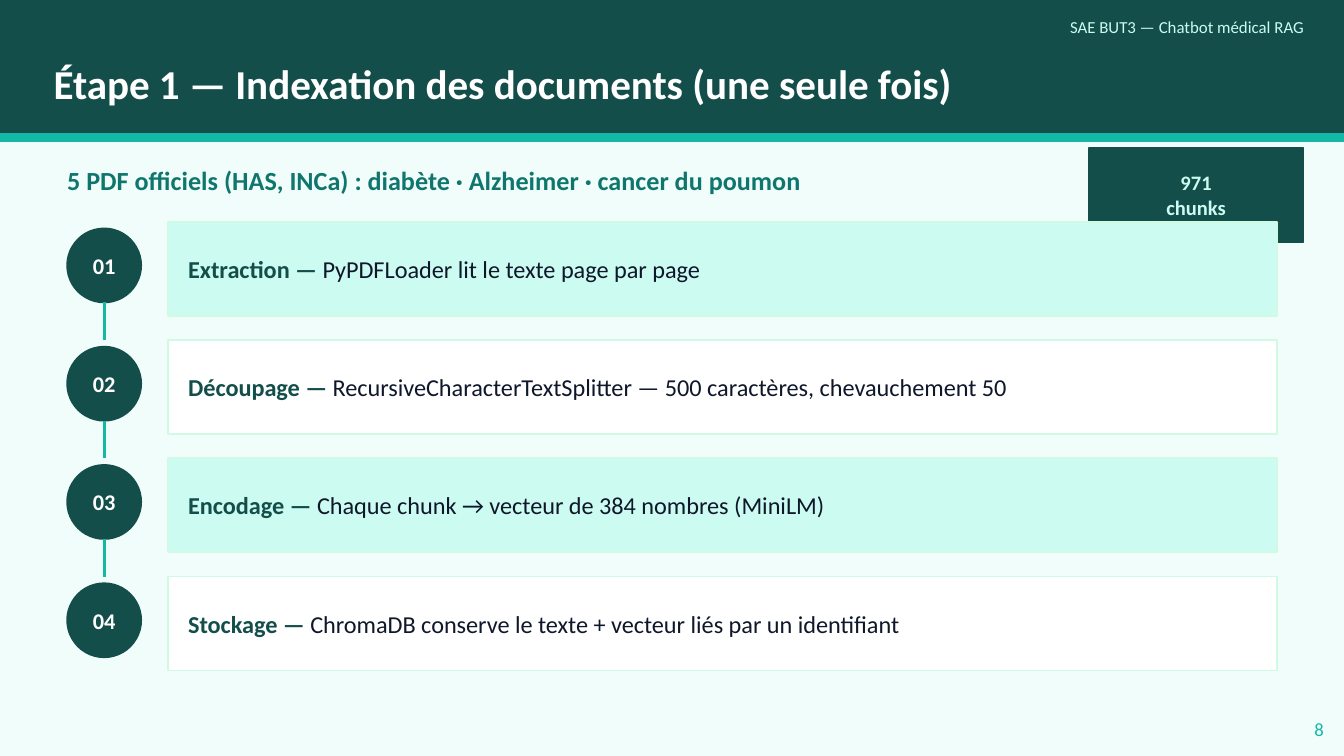
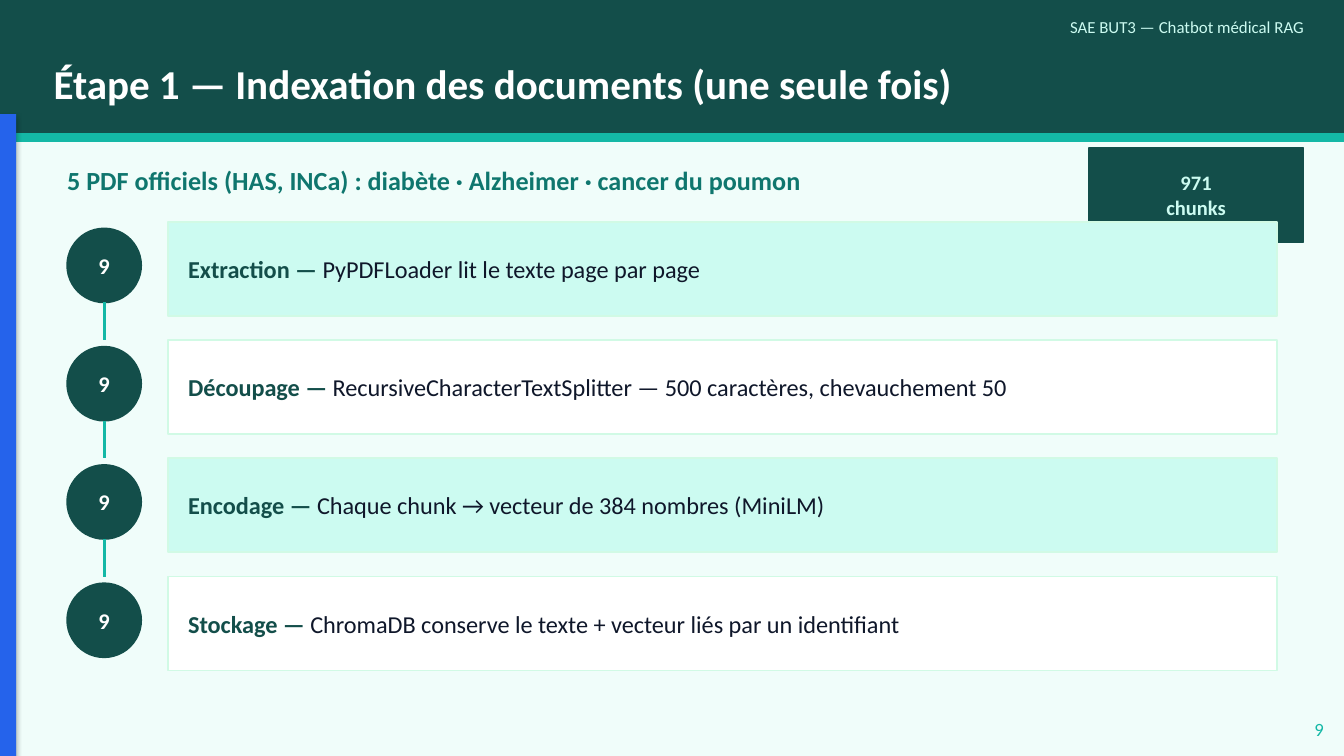
Before and after one commit to YousraWsites/-chatbot-medical-s6, a slide deck: slide 9 of docs/soutenance.pptx. Drawn at 1344x756 pixels with LibreOffice and Linux fonts; fonts in the diff are those of the drawing. Boxes give left, top, right and bottom in pixels: in the first picture for what was removed or moved away, otherwise in the second. Text is boxed around its words. In the diff, an @@ line names an element or a change of style, - is before the commit and + after.

Commit message:
slides: 3 fixes UX (barres par partie + sommaire aligné + wording adouci)
1) Sommaire (slide 2) reconstruit proprement :
   - 5 sections bien alignées en colonnes (numéro 30pt + titre + meta)
   - Section 05 'Conclusion & Questions' qui manquait avant
   - Numéros colorés par partie (teal/bleu/violet/amber/teal-clair)
   - Footer + numéro de page propre

2) Barres verticales colorées par partie sur chaque slide de contenu :
   - Position fixée : sous le header (pas pleine hauteur qui collidait
     avec le header teal foncé et la rendait invisible)
   - Largeur 0.12 inch, hauteur 6.55 inch
   - Couleurs cohérentes avec les slides séparatrices PARTIE :
       * Grace (slides 4-7)   : teal-500 #14b8a6
       * Yousra (slides 9-13) : blue-600 #2563eb
       * Imane (slides 15-18) : violet-600 #7c3aed
       * Yannis (slides 20-26): amber-500 #f59e0b
   Permet de voir instantanément à quelle partie appartient chaque slide.

3) Adouci wording slide 'Pourquoi un LLM tout fait' :
   "La SAE ne demande pas d'inventer un LLM — hors de portée en BUT3."
   → "L'enjeu n'est pas de réinventer un LLM, mais de savoir l'orchestrer."
   Le prof sait très bien ce qu'il a demandé, pas besoin de le rappeler
   de cette façon.

Bonus : numéros de page footer renumérotés selon la position réelle
(après ajout du sommaire, tout était décalé de +1).

```diff
--- a/docs/soutenance.pptx
+++ b/docs/soutenance.pptx
@@ rectangle added at (x1=0, y1=114, x2=16, y2=756), fill #2563EB @@
@@ text at (x1=98, y1=259, x2=109, y2=274): text changed @@
-01
+9
@@ text at (x1=98, y1=377, x2=109, y2=392): text changed @@
-02
+9
@@ text at (x1=98, y1=495, x2=109, y2=510): text changed @@
-03
+9
@@ text at (x1=98, y1=614, x2=109, y2=629): text changed @@
-04
+9
@@ text at (x1=1314, y1=724, x2=1323, y2=736): text changed @@
-8
+9
```
Also in this commit, not shown: 21 other slides changed, 1 other file.
